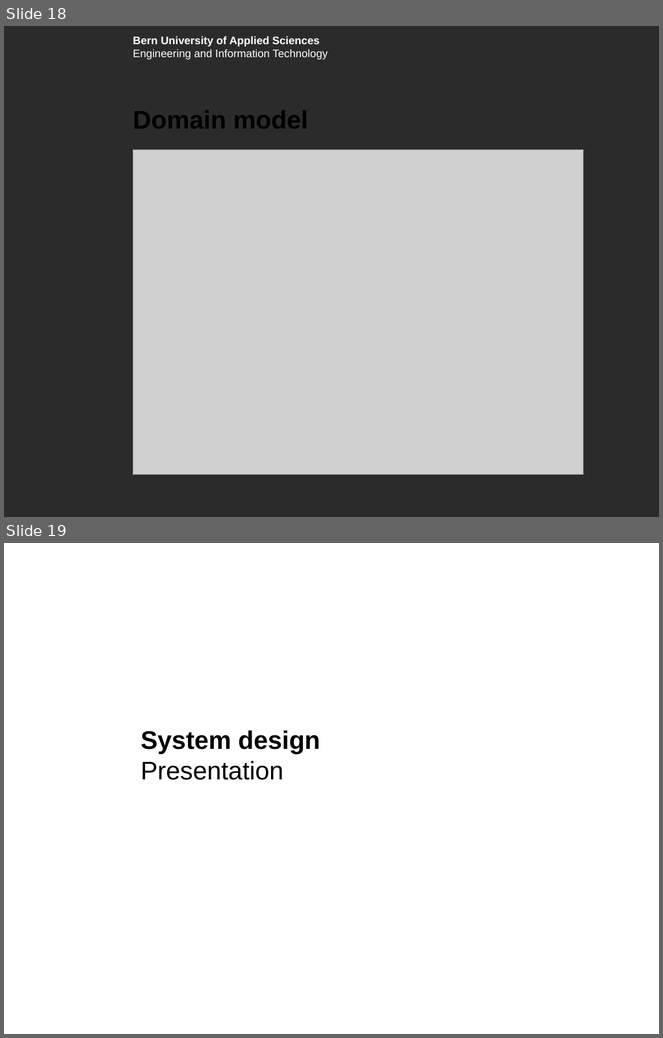
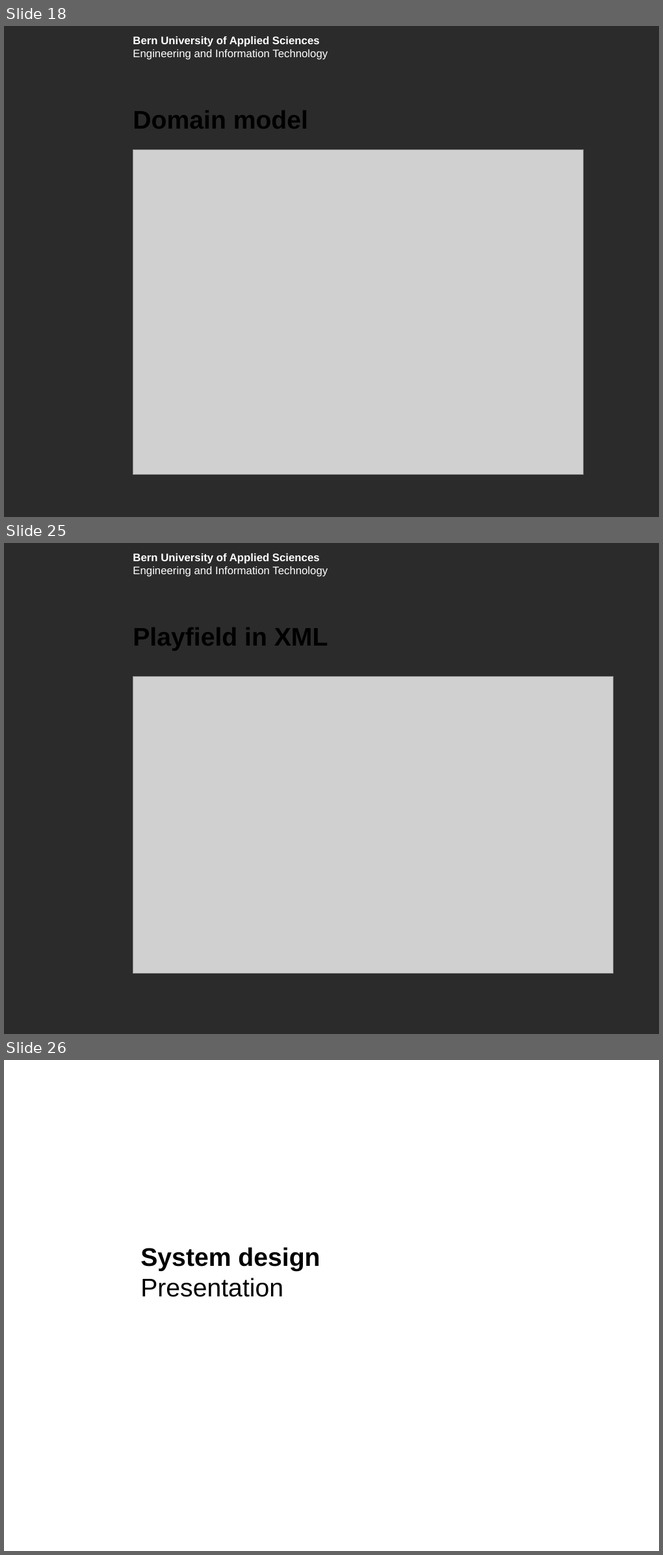
Before and after one commit to boskoop/comet-pinball, a slide deck: doc/presentation/presentation.pptx. Shown one above the other, each under a label of ours: slides 18 and 19 before the commit, slides 18, 25 and 26 after it; the slides between them are not shown. The pictures are 663x1038 and 663x1555 pixels, drawn with LibreOffice and Linux fonts; fonts in the diff are those of the drawing; grey boxes stand for pictures; background and template pictures are left out; a plain dark background stands for a picture behind light text. Boxes give left, top, right and bottom in pixels: in the first picture for what was removed or moved away, otherwise in the second. Text is boxed around its words. In the diff, an @@ line names an element or a change of style, - is before the commit and + after.

```diff
--- a/doc/presentation/presentation.pptx
+++ b/doc/presentation/presentation.pptx
@@ slide 25 added at (4, 543, 659, 1034), background picture (left out); not listed: 1 template element that a slide beside it also shows @@
@@ title added at (133, 627, 328, 651), 28 pt, text #000000, bold @@
+Playfield in XML
@@ picture added at (133, 677, 614, 974) @@
@@ what was slide 19 is now slide 26 @@
```
Also in this commit, not shown: 1 slide changed, 6 other slides added, 1 other file.
